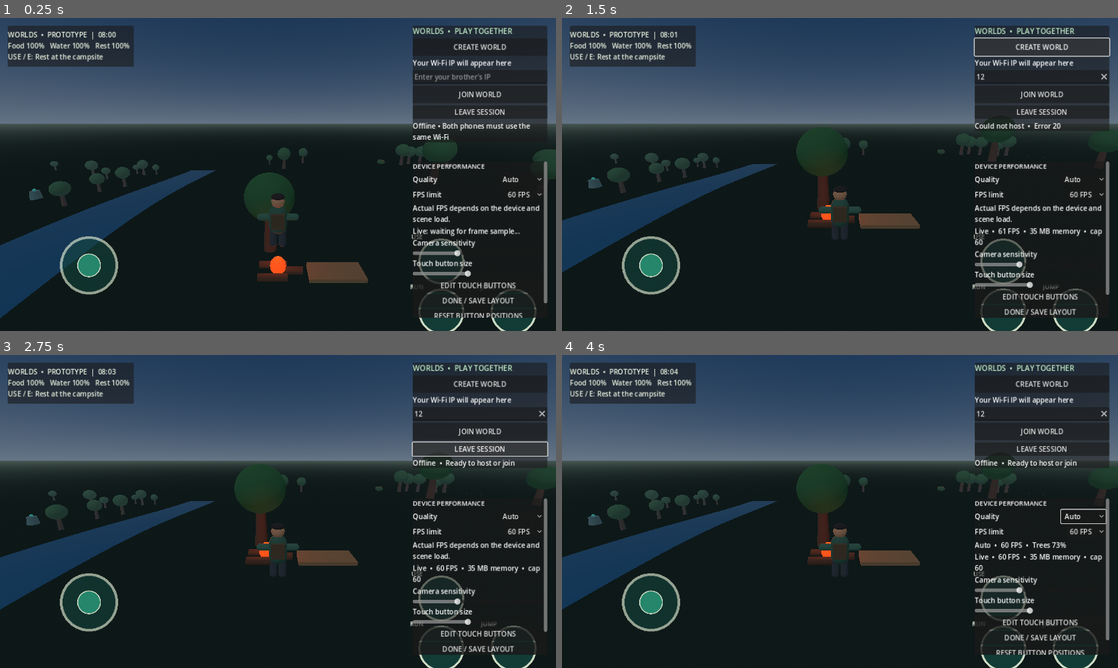
Above: before the commit, frames 1-4 (two rows, left to right).
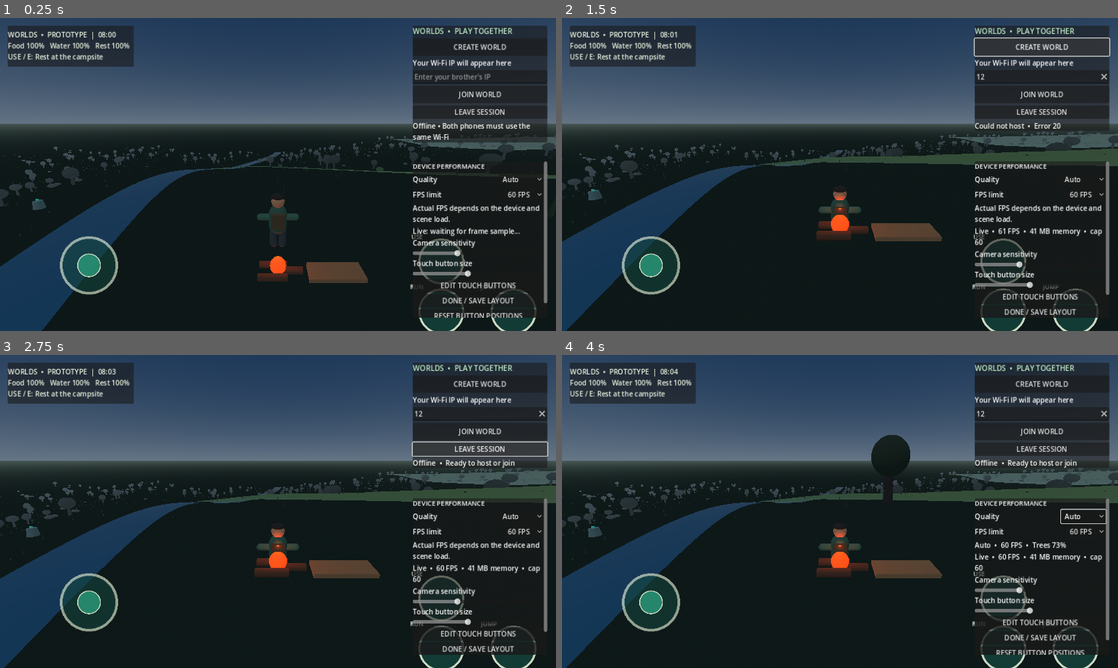
Above: after the commit, the same moments.

Repository: loayh523-lab/WORLDS
Game: Godot game, scene res://scenes/main.tscn
The game is run twice, just before and just after one commit, with the same random seed, the same clock (stepped at 60 frames per second) and the same inputs.
Inputs (mouse positions are in pixels of both pictures, inside the frame that each line leads up to):
- Up to frame 1 (0.25 s): no input
- Up to frame 2 (1.5 s): click (1040, 77) at 0.52 s; type "12" at 0.6 s; click "CREATE WORLD" at 1.25 s
- Up to frame 3 (2.75 s): click "LEAVE SESSION" at 2 s
- Up to frame 4 (4 s): click "Auto" at 2.75 s; click "60 FPS" at 3.5 s

The runs differ from the first frame. In frame 1, 6.9% of the frame differs, in the area x 0-100%, y 37-100%; in frame 2, 10%; in frame 3, 10%; in frame 4, 11%, in the area x 0-100%, y 25-100%.

Commit message:
Expand the open world and add varied mobile-friendly environment detail

Diff:
--- a/scripts/main.gd
+++ b/scripts/main.gd
@@ -1,7 +1,7 @@
 extends Node3D
 
-const WORLD_SIZE := 120.0
-const GRID_STEPS := 100
+const WORLD_SIZE := 512.0
+const GRID_STEPS := 160
 const PLAYER_SPEED := 7.0
 const GRAVITY := 22.0
 const JUMP_VELOCITY := 8.0
@@ -27,7 +27,11 @@
 var sun_light: DirectionalLight3D
 var tree_trunks: MultiMeshInstance3D
 var tree_canopies: MultiMeshInstance3D
+var grass_field: MultiMeshInstance3D
+var rock_field: MultiMeshInstance3D
 var total_tree_instances := 0
+var total_grass_instances := 0
+var total_rock_instances := 0
 var current_tree_density := 1.0
 var world_clock := 8.0
 var hunger := 100.0
@@ -92,6 +96,8 @@
     print("WORLDS_STAGE river")
     _create_forest()
     print("WORLDS_STAGE forest")
+    _create_environment_details()
+    print("WORLDS_STAGE environment_details")
     _create_foraging_bushes()
     print("WORLDS_STAGE forage")
     _create_campsite()
@@ -147,11 +153,14 @@
     add_child(sun_light)
 
 func _height_at(x: float, z: float) -> float:
-    var hills := sin(x * 0.055) * 1.7 + cos(z * 0.047) * 1.5
-    hills += sin((x + z) * 0.025) * 2.2
-    var river_bank: float = absf(x - sin(z * 0.035) * 8.0)
-    var valley: float = -maxf(0.0, 1.0 - river_bank / 13.0) * 1.1
-    return hills + valley
+    var broad_hills := sin(x * 0.013) * 6.5 + cos(z * 0.011) * 7.0
+    broad_hills += sin((x + z) * 0.008) * 5.0
+    var ridge_wave := maxf(0.0, sin((x - z) * 0.021 + cos(z * 0.009)))
+    var ridges := ridge_wave * ridge_wave * 8.5
+    var river_bank: float = absf(x - sin(z * 0.018) * 18.0)
+    var valley: float = -maxf(0.0, 1.0 - river_bank / 26.0) * 2.8
+    var upland := maxf(0.0, sin(x * 0.004 + z * 0.006)) * 4.0
+    return broad_hills + ridges + upland + valley
 
 func _create_terrain() -> void:
     var vertices := PackedVector3Array()
@@ -166,9 +175,10 @@
             var y := _height_at(x, z)
             vertices.append(Vector3(x, y, z))
 
-            var tint := Color(0.22, 0.42, 0.20)
-            var variation: float = clampf((y + 4.0) / 12.0, 0.0, 1.0)
-            tint = tint.lerp(Color(0.38, 0.48, 0.29), variation * 0.55)
+            var tint := Color(0.20, 0.39, 0.18)
+            var variation: float = clampf((y + 3.0) / 24.0, 0.0, 1.0)
+            var ground_breakup := sin(x * 0.19) * cos(z * 0.16) * 0.045
+            tint = tint.lerp(Color(0.43, 0.49, 0.30), clampf(variation * 0.62 + ground_breakup, 0.0, 0.72))
             colors.append(tint)
 
     for z_index in range(GRID_STEPS):
@@ -225,7 +235,7 @@
 
     for i in range(segments + 1):
         var z := -WORLD_SIZE * 0.5 + float(i) * WORLD_SIZE / float(segments)
-        var center_x := sin(z * 0.035) * 8.0
+        var center_x := sin(z * 0.018) * 18.0
         var water_y := _height_at(center_x, z) - 0.12
         vertices.append(Vector3(center_x - 4.2, water_y, z))
         vertices.append(Vector3(center_x + 4.2, water_y, z))
@@ -262,10 +272,10 @@
     rng.seed = 20261106
 
     var tree_positions: Array[Dictionary] = []
-    for i in range(95):
+    for i in range(750):
         var x := rng.randf_range(-WORLD_SIZE * 0.46, WORLD_SIZE * 0.46)
         var z := rng.randf_range(-WORLD_SIZE * 0.46, WORLD_SIZE * 0.46)
-        if abs(x - sin(z * 0.035) * 8.0) < 7.0:
+        if abs(x - sin(z * 0.018) * 18.0) < 13.0:
             continue
         if Vector2(x, z).length() < 12.0:
             continue
@@ -287,10 +297,12 @@
 
     var bark := StandardMaterial3D.new()
     bark.albedo_color = Color(0.27, 0.16, 0.09)
+    bark.vertex_color_use_as_albedo = true
     bark.roughness = 1.0
 
     var trunk_multi := MultiMesh.new()
     trunk_multi.transform_format = MultiMesh.TRANSFORM_3D
+    trunk_multi.use_colors = true
     trunk_multi.mesh = trunk_mesh
     trunk_multi.instance_count = tree_positions.size()
 
@@ -300,13 +312,17 @@
 
     var leaves := StandardMaterial3D.new()
     leaves.albedo_color = Color(0.12, 0.31, 0.15)
+    leaves.vertex_color_use_as_albedo = true
     leaves.roughness = 0.92
 
     var crown_multi := MultiMesh.new()
     crown_multi.transform_format = MultiMesh.TRANSFORM_3D
+    crown_multi.use_colors = true
     crown_multi.mesh = crown_mesh
     crown_multi.instance_count = tree_positions.size()
 
+    var tree_rng := RandomNumberGenerator.new()
+    tree_rng.seed = 20261107
     for i in range(tree_positions.size()):
         var tree_data: Dictionary = tree_positions[i]
         var tree_position: Vector3 = tree_data["position"]
@@ -315,10 +331,17 @@
         var trunk_basis := Basis.from_scale(Vector3(tree_scale, tree_scale, tree_scale))
         var trunk_transform := Transform3D(trunk_basis, tree_position + Vector3(0, 1.05 * tree_scale, 0))
         trunk_multi.set_instance_transform(i, trunk_transform)
-
-        var crown_basis := Basis.from_scale(Vector3(tree_scale, tree_scale, tree_scale))
+        trunk_multi.set_instance_color(i, Color(0.23, 0.13, 0.075).lerp(Color(0.38, 0.24, 0.13), tree_rng.randf() * 0.55))
+
+        var crown_scale := Vector3(
+            tree_scale * tree_rng.randf_range(0.92, 1.28),
+            tree_scale * tree_rng.randf_range(0.88, 1.25),
+            tree_scale * tree_rng.randf_range(0.92, 1.30)
+        )
+        var crown_basis := Basis.from_euler(Vector3(0.0, tree_rng.randf_range(0.0, TAU), 0.0)).scaled(crown_scale)
         var crown_transform := Transform3D(crown_basis, tree_position + Vector3(0, 2.45 * tree_scale, 0))
         crown_multi.set_instance_transform(i, crown_transform)
+        crown_multi.set_instance_color(i, Color(0.075, 0.24, 0.105).lerp(Color(0.24, 0.42, 0.16), tree_rng.randf() * 0.8))
 
     tree_trunks = MultiMeshInstance3D.new()
     tree_trunks.name = "TreeTrunks"
@@ -332,6 +355,87 @@
     tree_canopies.material_override = leaves
     add_child(tree_canopies)
     total_tree_instances = tree_positions.size()
+
+func _create_environment_details() -> void:
+    var rng := RandomNumberGenerator.new()
+    rng.seed = 20261108
+
+    var grass_mesh := CylinderMesh.new()
+    grass_mesh.top_radius = 0.018
+    grass_mesh.bottom_radius = 0.075
+    grass_mesh.height = 0.48
+    grass_mesh.radial_segments = 4
+    var grass_multi := MultiMesh.new()
+    grass_multi.transform_format = MultiMesh.TRANSFORM_3D
+    grass_multi.use_colors = true
+    grass_multi.mesh = grass_mesh
+    grass_multi.instance_count = 4200
+
+    var grass_material := StandardMaterial3D.new()
+    grass_material.vertex_color_use_as_albedo = true
+    grass_material.albedo_color = Color(0.20, 0.38, 0.14)
+    grass_material.roughness = 1.0
+
+    for i in range(grass_multi.instance_count):
+        var x := rng.randf_range(-WORLD_SIZE * 0.47, WORLD_SIZE * 0.47)
+        var z := rng.randf_range(-WORLD_SIZE * 0.47, WORLD_SIZE * 0.47)
+        if absf(x - sin(z * 0.018) * 18.0) < 9.0 or Vector2(x, z).length() < 20.0:
+            grass_multi.set_instance_transform(i, Transform3D(Basis.from_scale(Vector3.ZERO), Vector3(0, -1000, 0)))
+            continue
+        var height_scale := rng.randf_range(0.65, 1.35)
+        var blade_scale := rng.randf_range(0.75, 1.35)
+        var basis := Basis.from_euler(Vector3(0.0, rng.randf_range(0.0, TAU), 0.0)).scaled(
+            Vector3(blade_scale, blade_scale * height_scale, blade_scale)
+        )
+        var pos := Vector3(x, _height_at(x, z) + 0.18 * height_scale, z)
+        grass_multi.set_instance_transform(i, Transform3D(basis, pos))
+        grass_multi.set_instance_color(i, Color(0.12, 0.30, 0.10).lerp(Color(0.34, 0.47, 0.18), rng.randf() * 0.75))
+
+    grass_field = MultiMeshInstance3D.new()
+    grass_field.name = "MeadowGrass"
+    grass_field.multimesh = grass_multi
+    grass_field.material_override = grass_material
+    add_child(grass_field)
+    total_grass_instances = grass_multi.instance_count
+
+    var rock_mesh := SphereMesh.new()
+    rock_mesh.radius = 0.72
+    rock_mesh.height = 1.0
+    rock_mesh.radial_segments = 8
+    rock_mesh.rings = 4
+    var rock_multi := MultiMesh.new()
+    rock_multi.transform_format = MultiMesh.TRANSFORM_3D
+    rock_multi.use_colors = true
+    rock_multi.mesh = rock_mesh
+    rock_multi.instance_count = 260
+
+    var rock_material := StandardMaterial3D.new()
+    rock_material.vertex_color_use_as_albedo = true
+    rock_material.albedo_color = Color(0.40, 0.42, 0.39)
+    rock_material.roughness = 0.96
+
+    for i in range(rock_multi.instance_count):
+        var x := rng.randf_range(-WORLD_SIZE * 0.46, WORLD_SIZE * 0.46)
+        var z := rng.randf_range(-WORLD_SIZE * 0.46, WORLD_SIZE * 0.46)
+        var river_distance := absf(x - sin(z * 0.018) * 18.0)
+        var scale := rng.randf_range(0.55, 1.65)
+        var rock_basis := Basis.from_euler(Vector3(
+            rng.randf_range(-0.18, 0.18),
+            rng.randf_range(0.0, TAU),
+            rng.randf_range(-0.18, 0.18)
+        )).scaled(Vector3(scale * 1.25, scale * 0.72, scale))
+        var rock_position := Vector3(x, _height_at(x, z) + scale * 0.22, z)
+        if river_distance < 8.0:
+            rock_position.y -= 1000.0
+        rock_multi.set_instance_transform(i, Transform3D(rock_basis, rock_position))
+        rock_multi.set_instance_color(i, Color(0.31, 0.34, 0.33).lerp(Color(0.58, 0.56, 0.49), rng.randf() * 0.7))
+
+    rock_field = MultiMeshInstance3D.new()
+    rock_field.name = "FieldRocks"
+    rock_field.multimesh = rock_multi
+    rock_field.material_override = rock_material
+    add_child(rock_field)
+    total_rock_instances = rock_multi.instance_count
 
 func _create_player() -> void:
     player = CharacterBody3D.new()
@@ -876,7 +980,7 @@
     var best_distance := INF
     var result := {"action": "", "index": -1}
 
-    var river_center := sin(position.z * 0.035) * 8.0
+    var river_center := sin(position.z * 0.018) * 18.0
     var river_distance: float = absf(position.x - river_center)
     if river_distance < 5.5 and absf(position.z) < WORLD_SIZE * 0.5:
         best_distance = river_distance
@@ -1010,7 +1114,7 @@
     var best_distance := INF
     var best_action := ""
 
-    var river_center := sin(player.position.z * 0.035) * 8.0
+    var river_center := sin(player.position.z * 0.018) * 18.0
     var river_distance: float = absf(player.position.x - river_center)
     if river_distance < 5.5 and abs(player.position.z) < WORLD_SIZE * 0.5:
         best_distance = river_distance
@@ -1759,6 +1863,10 @@
         tree_trunks.multimesh.visible_instance_count = visible_count
     if tree_canopies and tree_canopies.multimesh:
         tree_canopies.multimesh.visible_instance_count = visible_count
+    if grass_field and grass_field.multimesh:
+        grass_field.multimesh.visible_instance_count = clampi(roundi(float(total_grass_instances) * current_tree_density), 1, total_grass_instances)
+    if rock_field and rock_field.multimesh:
+        rock_field.multimesh.visible_instance_count = clampi(roundi(float(total_rock_instances) * current_tree_density), 1, total_rock_instances)
 
 func _on_fps_selected(index: int) -> void:
     current_fps_target = fps_option.get_item_id(index)
